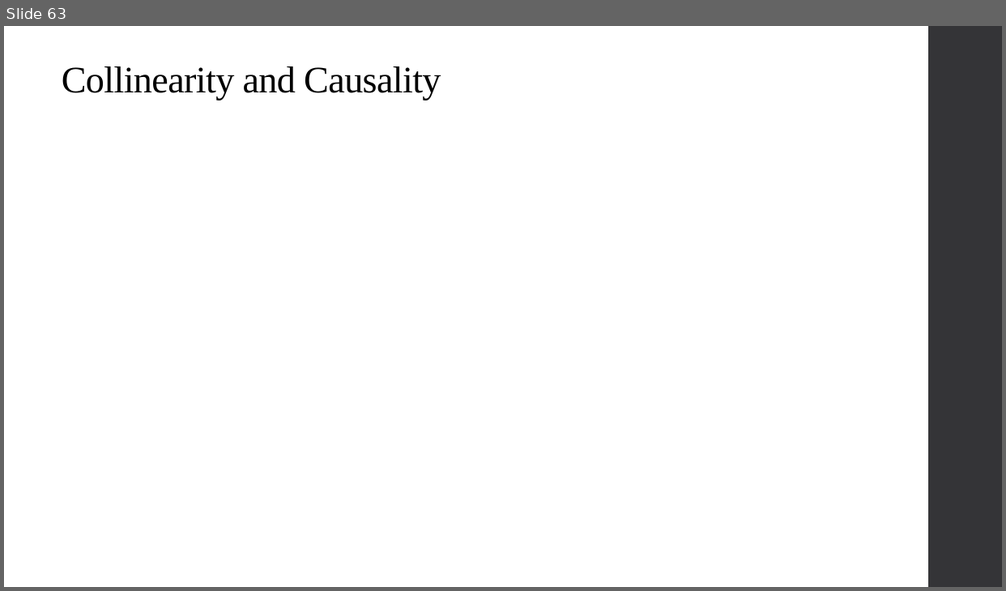
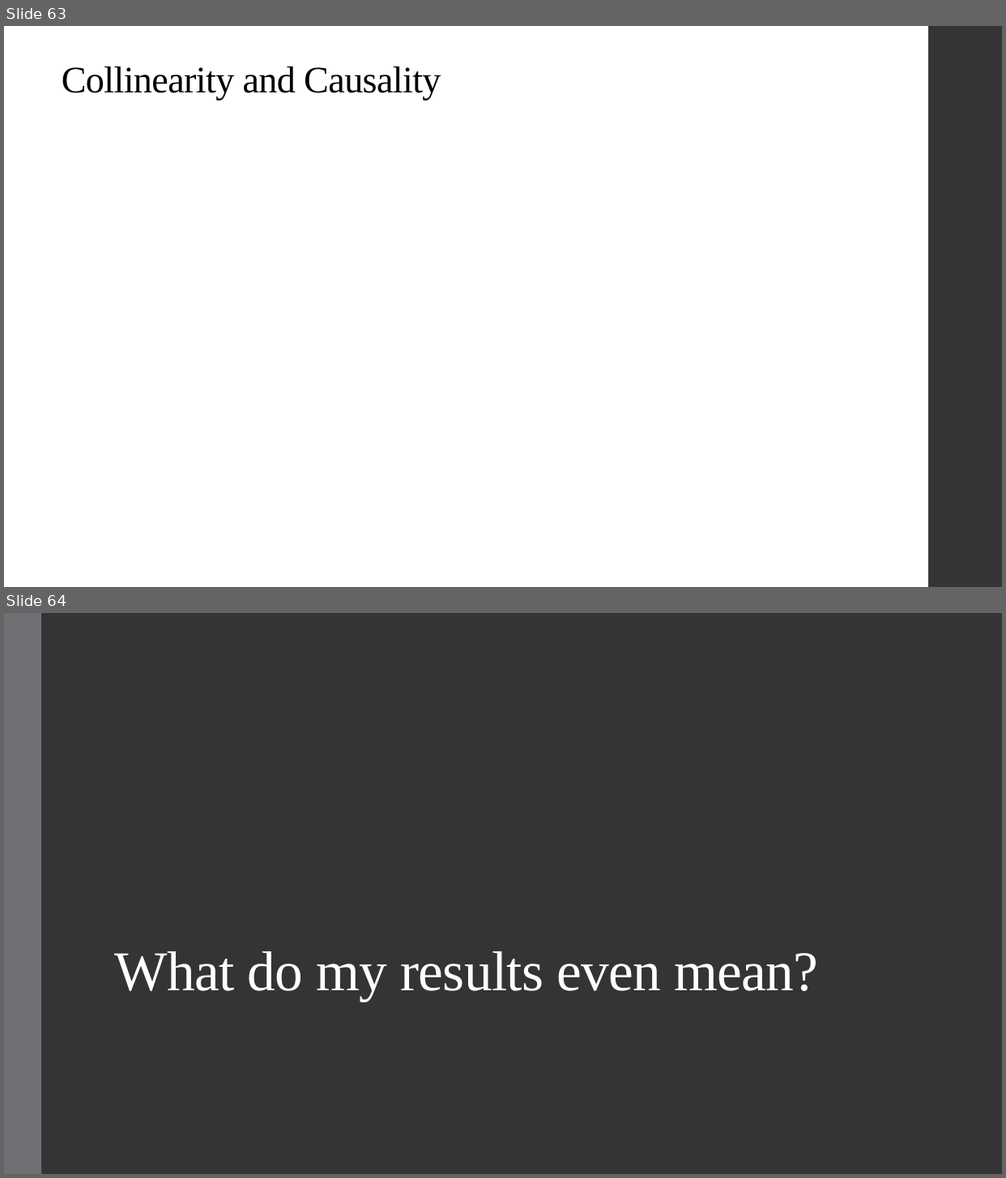
Before and after one commit to alex-hoagland/HAD5744, a slide deck: Lecture04_MultivariateOLS2/Lecture4_MultivariateOLS2.pptx. Shown one above the other, each under a label of ours: slide 63 before the commit, slides 63 and 64 after it. The pictures are 1006x591 and 1006x1178 pixels, drawn with LibreOffice and Linux fonts; fonts in the diff are those of the drawing; grey boxes stand for pictures. Boxes give left, top, right and bottom in pixels: in the first picture for what was removed or moved away, otherwise in the second. Text is boxed around its words. In the diff, an @@ line names an element or a change of style, - is before the commit and + after.

```diff
--- a/Lecture04_MultivariateOLS2/Lecture4_MultivariateOLS2.pptx
+++ b/Lecture04_MultivariateOLS2/Lecture4_MultivariateOLS2.pptx
@@ slide 64 added at <box>4,613,1002,1174</box>, background #353537 @@
@@ rectangle added at <box>4,613,41,1174</box>, fill #6F6F74 @@
@@ title added at <box>115,952,818,1002</box>, 54 pt, text #FFFFFF @@
+What do my results even mean?
```
Also in this commit, not shown: 6 slides changed, 16 other slides added, 3 other files.
